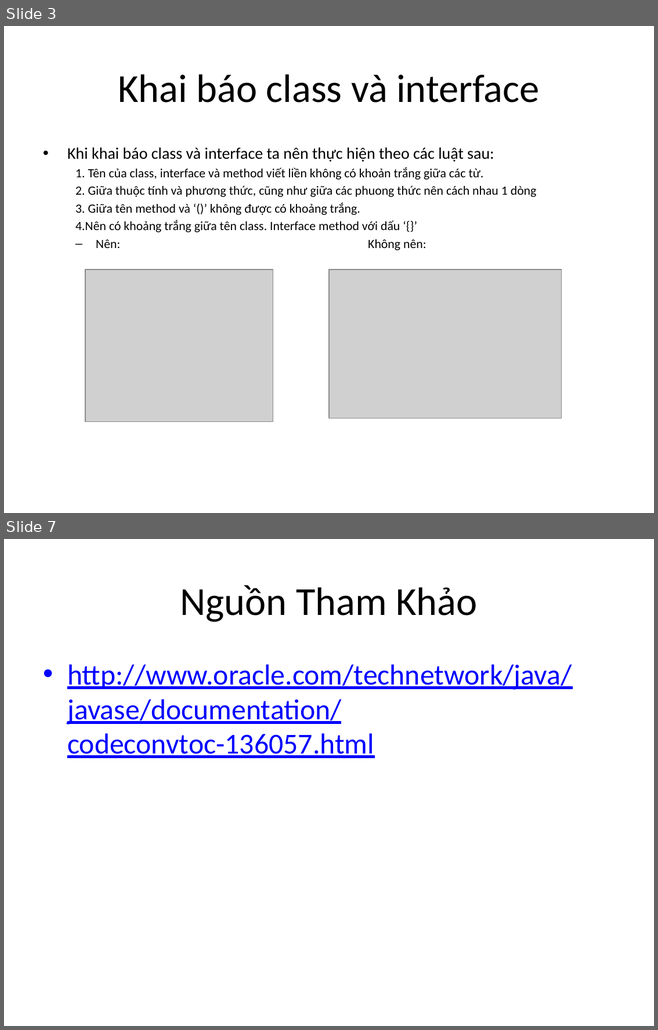
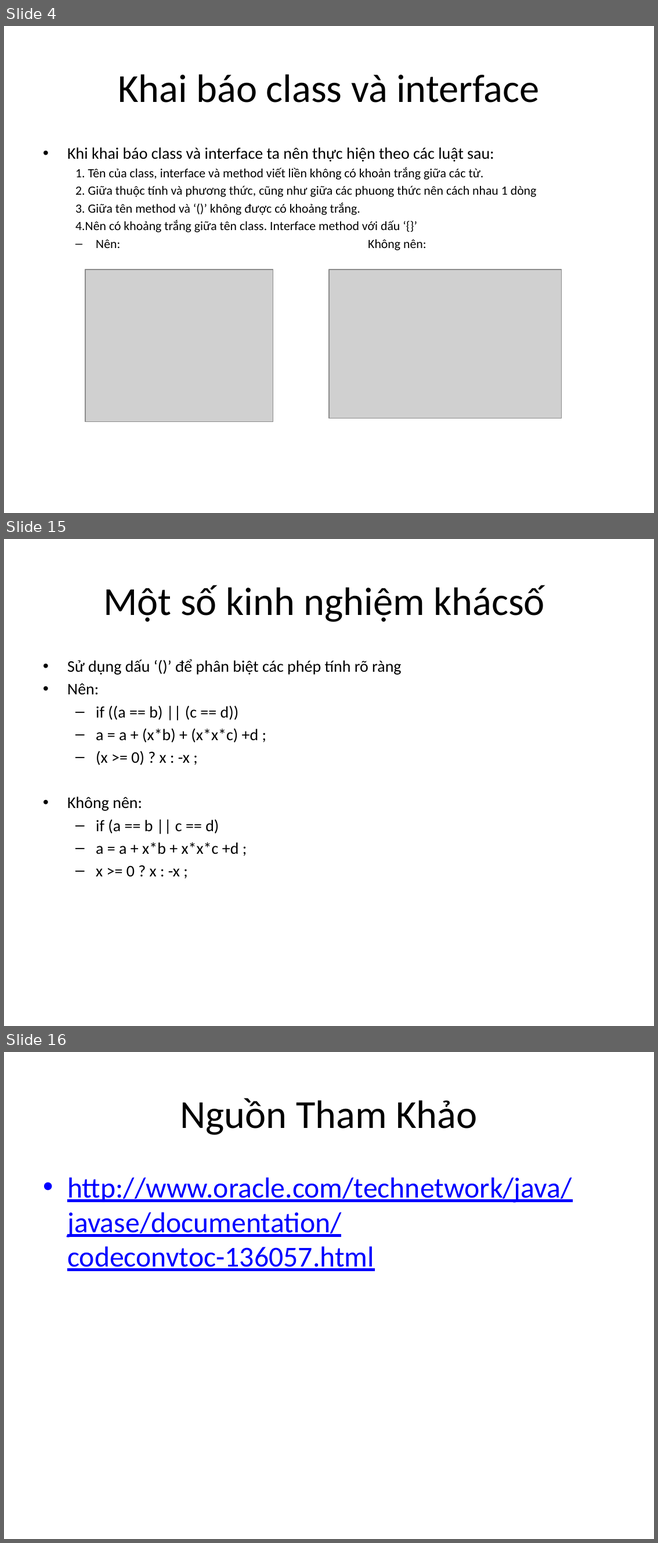
Before and after one commit to ToTranMinhNhut/Java-SE8-Fundamentals, a slide deck: programing style.pptx. Shown one above the other, each under a label of ours: slides 3 and 7 before the commit, slides 4, 15 and 16 after it; the slides between them are not shown. The pictures are 658x1030 and 658x1543 pixels, drawn with LibreOffice and Linux fonts; fonts in the diff are those of the drawing; grey boxes stand for pictures. Boxes give left, top, right and bottom in pixels: in the first picture for what was removed or moved away, otherwise in the second. Text is boxed around its words. In the diff, an @@ line names an element or a change of style, - is before the commit and + after.

```diff
--- a/programing style.pptx
+++ b/programing style.pptx
@@ slide 15 added at bbox=[4, 539, 654, 1026], background #FFFFFF @@
@@ title added at bbox=[103, 585, 544, 622], 44 pt, text #000000 @@
+Một số kinh nghiệm khácsố
@@ text added at bbox=[67, 659, 401, 877], 18 pt, text #000000 @@
+• Sử dụng dấu ‘()’ để phân biệt các phép tính rõ ràng
+• Nên:
+  – if ((a == b) || (c == d))
+  – a = a + (x*b) + (x*x*c) +d ;
+  – (x >= 0) ? x : -x ;
+• Không nên:
+  – if (a == b || c == d)
+  – a = a + x*b + x*x*c +d ;
+  – x >= 0 ? x : -x ;
@@ what was slide 3 is now slide 4 @@
@@ what was slide 7 is now slide 16 @@
```
Also in this commit, not shown: 3 slides changed, 8 other slides added.
